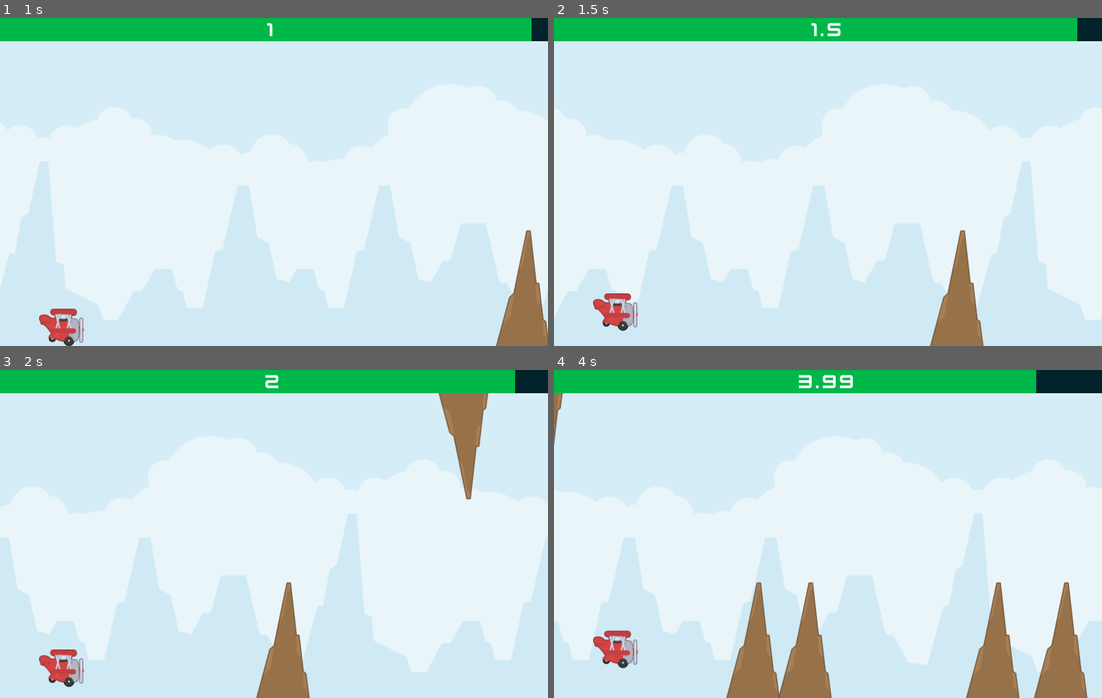
Above: before the commit, frames 1-4 (two rows, left to right).
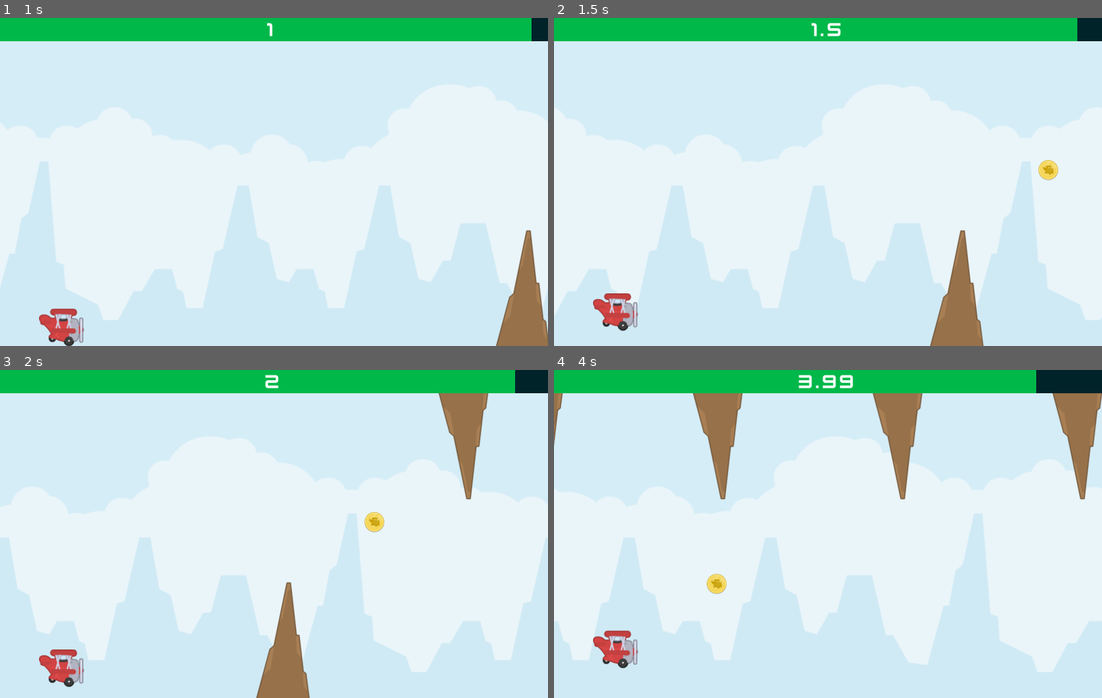
Above: after the commit, the same moments.

Repository: paulojnneto/airplane-traveller
Game: Godot game, scene res://Main.tscn
Two runs of this game, one before a commit and one after it. Both use one fixed random seed, a clock stepped at 60 frames per second and the inputs below.
Inputs:
- Up to frame 1 (1 s): tap Space (space) at 0.6 s
- Up to frame 2 (1.5 s): tap Space (space) at 1.35 s
- Up to frame 3 (2 s): no input
- Up to frame 4 (4 s): tap Space (space) at 2.1, 2.85, 3.6 s

Frame 1 is identical in both runs. In frame 2, 0.2% of the frame differs, in the area x 88-92%, y 43-50%; in frame 3, 0.2%; in frame 4, 12%, in the area x 25-100%, y 7-100%.

Commit message:
Added obstacled and coin

Diff:
--- /dev/null
+++ b/Coin.tscn
@@ -0,0 +1,16 @@
+[gd_scene load_steps=3 format=3 uid="uid://dw3wt2mge47rs"]
+
+[ext_resource type="Texture2D" uid="uid://0lkuasv72suu" path="res://Assets/Coin.png" id="1_6b85i"]
+
+[sub_resource type="CircleShape2D" id="CircleShape2D_r60l1"]
+
+[node name="Coin" type="Area2D" groups=["DynamicObject"]]
+scale = Vector2(0.5, 0.5)
+
+[node name="Sprite2D" type="Sprite2D" parent="."]
+texture = ExtResource("1_6b85i")
+
+[node name="CollisionShape2D" type="CollisionShape2D" parent="."]
+position = Vector2(0, -3)
+scale = Vector2(6.55768, 6.55768)
+shape = SubResource("CircleShape2D_r60l1")
--- a/Main.gd
+++ b/Main.gd
@@ -1,7 +1,9 @@
 extends Node
 
 @export var obstacle : PackedScene;
+@export var coin : PackedScene;
 
+var last_obstacle_position : String;
 var dynamic_object_speed : int = 700;
 var spawned_object_position_x : int = 1700;
 var health_decrease_speed : int = 3;
@@ -25,16 +27,30 @@
 
 func _on_spawner_timer_timeout():
 	var random : int = randi() % 2;
-	var timer : float = randf();
-	var timer_node = get_node("SpawnerTimer");
-	timer_node.wait_time = timer;
 	var obstacle_instance : Area2D = obstacle.instantiate();
 	add_child(obstacle_instance);
-	obstacle_instance.add_to_group("DynamicObject")
 	obstacle_instance.position.x = spawned_object_position_x;
 
 	if random == 0:
 		obstacle_instance.position.y = 200;
+		last_obstacle_position = "up"
 	else:
 		obstacle_instance.position.y = 800;
 		obstacle_instance.scale.y *= -1;
+		last_obstacle_position = "down"
+
+
+func _on_coin_timer_timeout():
+	var random_position : int = randi_range(100, 700);
+	var coin_instance : Area2D = coin.instantiate();
+	if last_obstacle_position == "up" && random_position <= 460:
+		return;
+	if last_obstacle_position == "down" && random_position >= 500:
+		return
+	add_child(coin_instance);
+	coin_instance.position.x = spawned_object_position_x
+	coin_instance.position.y = random_position;
+	coin_instance.body_entered.connect(_on_coin_collided.bind(coin_instance))
+
+func _on_coin_collided(body : Node2D) -> void:
+	pass
--- a/Main.tscn
+++ b/Main.tscn
@@ -1,8 +1,9 @@
-[gd_scene load_steps=12 format=3 uid="uid://d3mafculq8h0f"]
+[gd_scene load_steps=13 format=3 uid="uid://d3mafculq8h0f"]
 
 [ext_resource type="Script" path="res://Main.gd" id="1_fqivq"]
 [ext_resource type="Texture2D" uid="uid://cao3t5bbdnck0" path="res://Assets/Background.png" id="1_kms41"]
 [ext_resource type="Script" path="res://Background.gd" id="1_pwawj"]
+[ext_resource type="PackedScene" uid="uid://dw3wt2mge47rs" path="res://Coin.tscn" id="3_rj7f5"]
 [ext_resource type="Texture2D" uid="uid://dc2lwsglenfxv" path="res://Assets/Player.png" id="4_1cm06"]
 [ext_resource type="Script" path="res://Player.gd" id="4_80lwt"]
 [ext_resource type="FontFile" uid="uid://phsu21dyolkp" path="res://Assets/kenvector_future.ttf" id="6_o77hj"]
@@ -22,9 +23,14 @@
 [node name="Main" type="Node"]
 script = ExtResource("1_fqivq")
 obstacle = ExtResource("7_8i31s")
+coin = ExtResource("3_rj7f5")
 
 [node name="SpawnerTimer" type="Timer" parent="."]
 wait_time = 0.75
+autostart = true
+
+[node name="CoinTimer" type="Timer" parent="."]
+wait_time = 1.125
 autostart = true
 
 [node name="Background" type="Node2D" parent="." groups=["DynamicObject"]]
@@ -108,3 +114,4 @@
 text = "0"
 
 [connection signal="timeout" from="SpawnerTimer" to="." method="_on_spawner_timer_timeout"]
+[connection signal="timeout" from="CoinTimer" to="." method="_on_coin_timer_timeout"]
--- a/Obstacle.tscn
+++ b/Obstacle.tscn
@@ -2,7 +2,7 @@
 
 [ext_resource type="Texture2D" uid="uid://dyl7e6w7ylpda" path="res://Assets/Obstacle.png" id="1_opn0m"]
 
-[node name="Obstacle" type="Area2D"]
+[node name="Obstacle" type="Area2D" groups=["DynamicObject"]]
 scale = Vector2(1.5, 1.5)
 
 [node name="Sprite2D" type="Sprite2D" parent="."]
